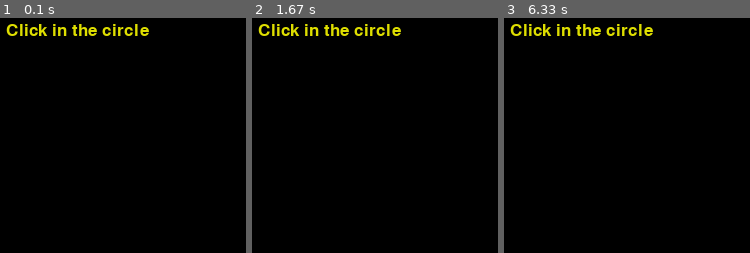
Above: before the commit, frames 1-3 (left to right).
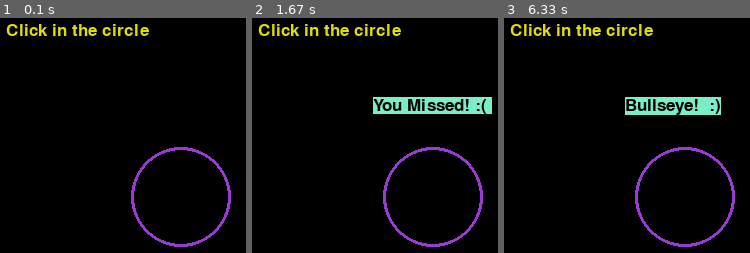
Above: after the commit, the same moments.

Repository: Rosebotics/catapult2019
Game: pygame game, started from learningPygame/Niharika/02-ClickInTheCircle/ClickInTheCircle.py
Two runs of this game, one before a commit and one after it. Both use one fixed random seed, a clock stepped at 60 frames per second and the inputs below.
Inputs (mouse positions are in pixels of both pictures, inside the frame that each line leads up to):
- Up to frame 1 (0.1 s): no input
- Up to frame 2 (1.67 s): click (434, 196) at 0.38 s; click (338, 198) at 0.72 s
- Up to frame 3 (6.33 s): click (703, 180) at 6.05 s

The runs differ from the first frame. In frame 1, 1.5% of the frame differs, in the area x 53-94%, y 54-98%; in frame 2, 4.4%, in the area x 49-98%, y 33-98%; in frame 3, 4.0%.

Commit message:
animations july 09

Diff:
--- a/learningPygame/Niharika/02-ClickInTheCircle/ClickInTheCircle.py
+++ b/learningPygame/Niharika/02-ClickInTheCircle/ClickInTheCircle.py
@@ -10,14 +10,15 @@
 
     # TODO: Return the actual distance between point 1 and point 2.
     #       distance = sqrt(   (delta x) ** 2 + (delta y) ** 2  )
-    return 0
-
+    distance = math.sqrt((point1_x-point2_x)**2 +(point1_y-point2_y)**2)
+    return distance
 
 def main():
     pygame.init()
     screen = pygame.display.set_mode((400, 400))
     pygame.display.set_caption("Mouse click positions")
     font = pygame.font.Font(None, 25)
+
 
     frame_color = (0, 0, 0)
 
@@ -32,7 +33,7 @@
     circle_radius = 50
     circle_border_width = 3
 
-    pygame.draw.circle(screen, circle_color, circle_center, circle_radius, circle_border_width)
+
 
     message_text = ''
 
@@ -40,24 +41,39 @@
 
         for event in pygame.event.get():
             if event.type == pygame.QUIT:
-                sys.quit()
+                sys.exit()
 
-            # TODO 2: For a MOUSEBUTTONDOWN event get the click position.
+            # DONE 2: For a MOUSEBUTTONDOWN event get the click position.
+            if event.type == pygame.MOUSEBUTTONDOWN:
+                click_position = event.pos
             # TODO 3: Determine if the distance to the circle_center is less than the circle_radius
-            # TODO 4: Set the message_text to either 'Bullseye!' or 'You missed!'
+               #print(click_position)
+                distance_from_circle = distance(click_position, circle_center)
+                print(distance_from_circle)
+
+                pygame.mixer.music.load("drums.wav")
+                if distance_from_circle < circle_radius:
+                    message_text = 'Bullseye!  :)'
+                    pygame.mixer.music.play()
+                else:
+                    message_text = 'You Missed! :( '
+
+            # DONE 4: Set the message_text to either 'Bullseye!' or 'You missed!'
             # TODO 7: After you get the message_text working add the drums.wav
             # TODO 7:   Start playing for clicks within the circle, stop playing for clicks outside the circle
 
         screen.fill(frame_color)
 
         # TODO 1: Draw the circle using the screen, circle_color, circle_center, circle_radius, and circle_border_width
-
+        pygame.draw.circle(screen, circle_color, circle_center, circle_radius, circle_border_width)
         # TODO 5: Create a text image (render the text) based on the message_text
         # TODO 5:   Color (122, 237, 201)
         # TODO 5:   Background Color (122, 237, 201)
+        message_image = font.render(message_text, True, (0, 0, 0), (122, 237, 201))
 
         screen.blit(instructions_image, (25, 25))
         # TODO 6: Draw (blit) the message to the user that says 'Bullseye!' or 'You missed!'
+        screen.blit(message_image,(140,100))
 
         pygame.display.update()
 
Not shown, changed: learningPygame/Niharika/00-MovingSmile/Niharika_Notes_Jul09
